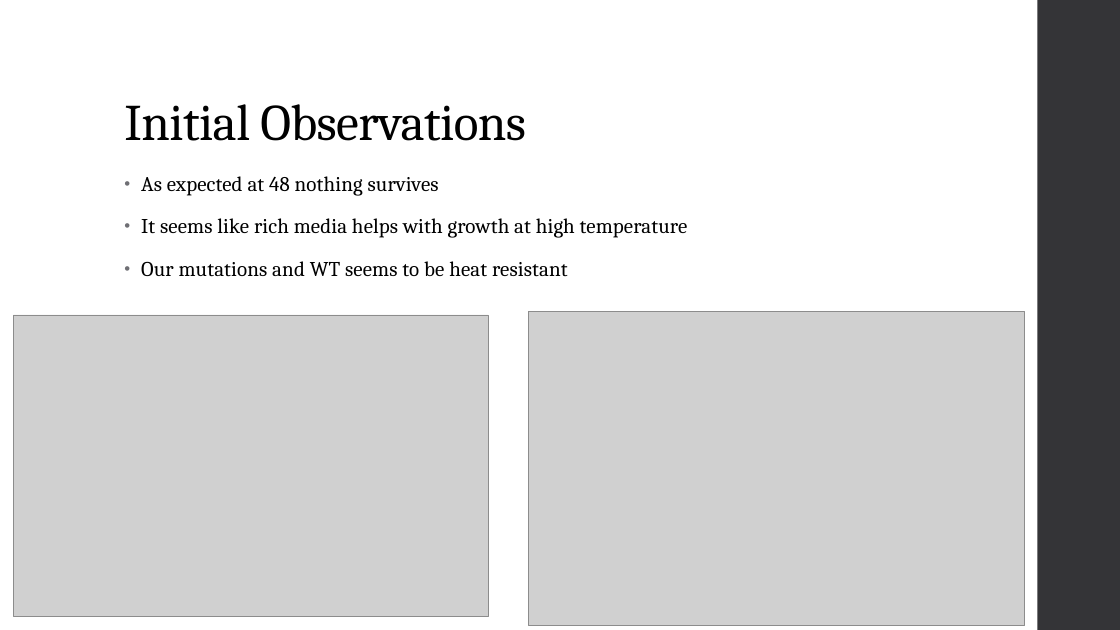
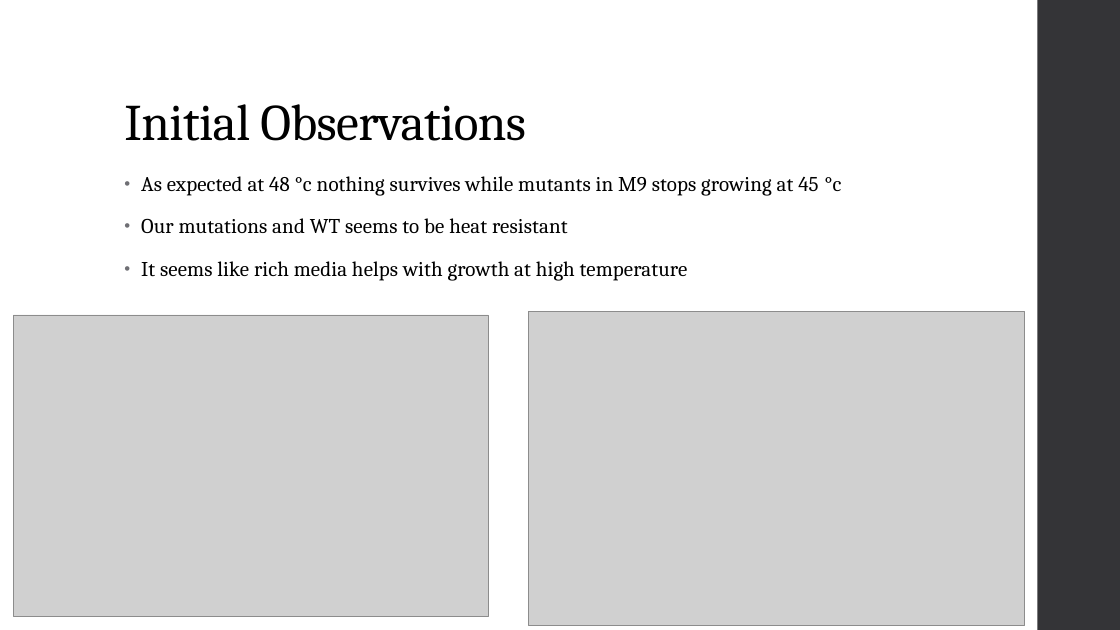
Before and after one commit to Ziqing-Liu/RIFRxT, a slide deck: slide 10 of Research Update.pptx. Drawn at 1120x630 pixels with LibreOffice and Linux fonts; fonts in the diff are those of the drawing; grey boxes stand for pictures. Boxes give left, top, right and bottom in pixels: in the first picture for what was removed or moved away, otherwise in the second. Text is boxed around its words. In the diff, an @@ line names an element or a change of style, - is before the commit and + after.

```diff
--- a/Research Update.pptx
+++ b/Research Update.pptx
@@ text at box(141, 176, 842, 234): text changed @@
-• As expected at 48 nothing survives
+• As expected at 48 °c nothing survives while mutants in M9 stops growing at 45 °c
+• Our mutations and WT seems to be heat resistant
@@ text at box(141, 261, 568, 277): paragraph removed @@
-• Our mutations and WT seems to be heat resistant
```
Also in this commit, not shown: 1 other slide changed, 1 slide removed.
